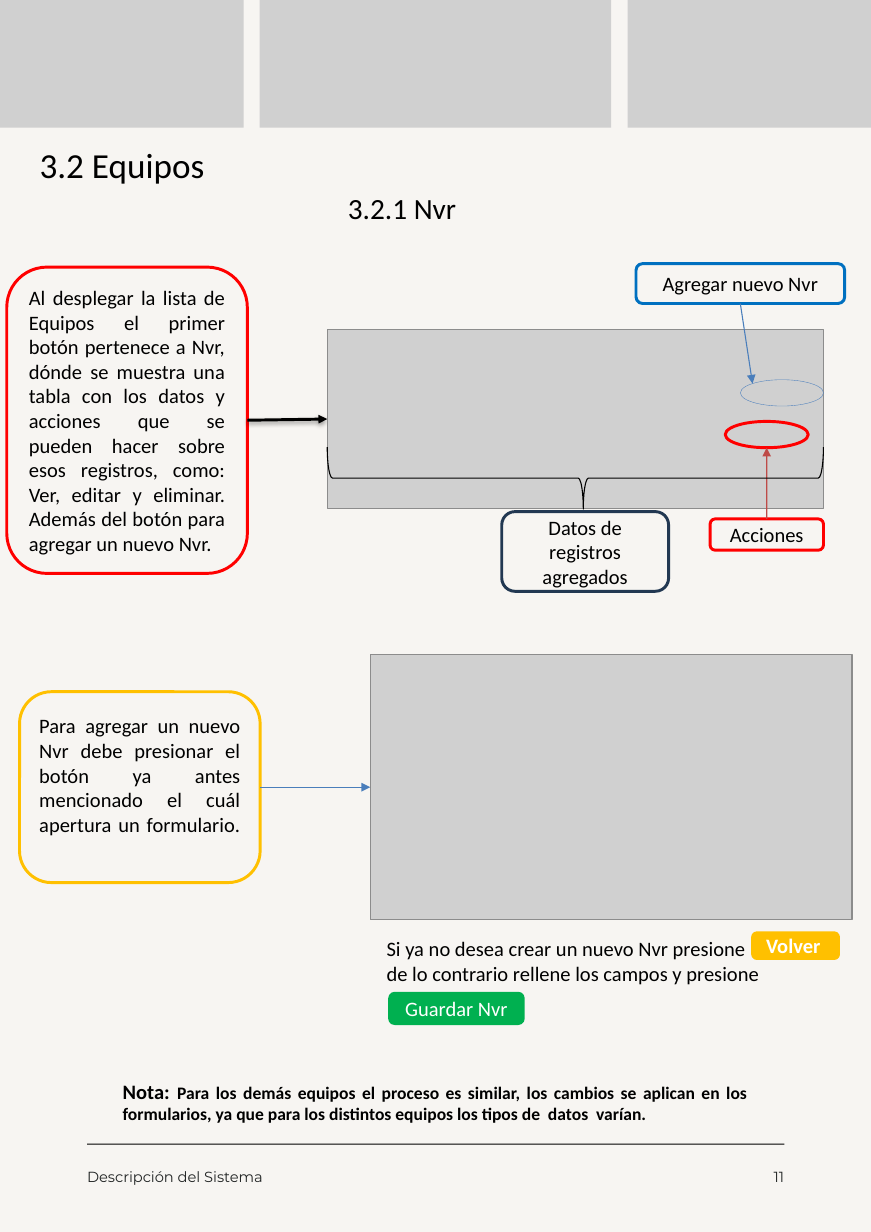
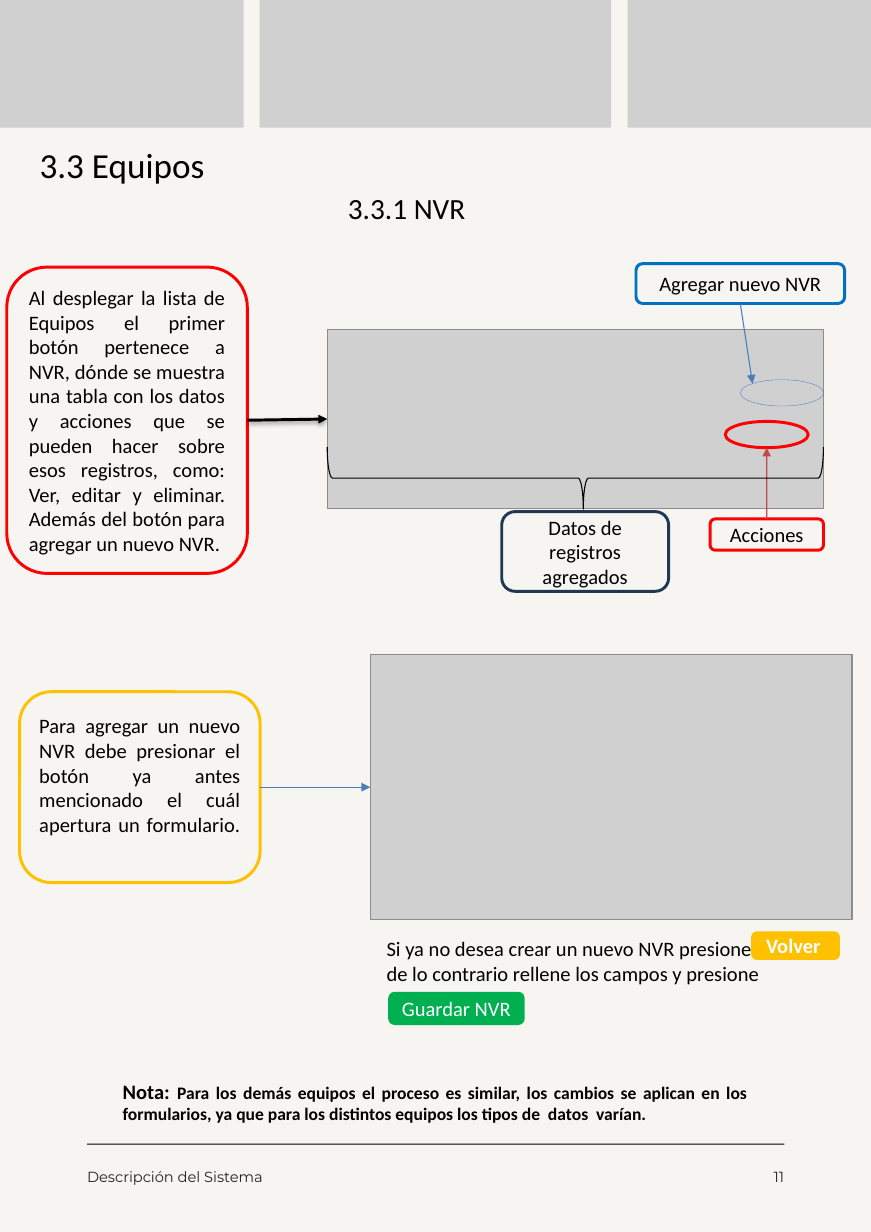
Before and after one commit to moreno-manuel/Pasantia-CVG-FMO, a slide deck: slide 11 of public/files/Manual de Usuario.pptx. Drawn at 871x1232 pixels with LibreOffice and Linux fonts; fonts in the diff are those of the drawing; grey boxes stand for pictures. Boxes give left, top, right and bottom in pixels: in the first picture for what was removed or moved away, otherwise in the second. Text is boxed around its words. In the diff, an @@ line names an element or a change of style, - is before the commit and + after.

```diff
--- a/public/files/Manual de Usuario.pptx
+++ b/public/files/Manual de Usuario.pptx
@@ text at box(40, 154, 204, 184): text changed @@
-3.2 Equipos
+3.3 Equipos
@@ text at box(348, 200, 465, 220): text changed @@
-3.2.1 Nvr
+3.3.1 NVR
@@ text in rounded rectangle at box(29, 290, 225, 555): text changed @@
-Al desplegar la lista de Equipos el primer botón pertenece a Nvr, dónde se muestra una tabla con los datos y acciones que se pueden hacer sobre esos registros, como: Ver, editar y eliminar. Además del botón para agregar un nuevo Nvr.
+Al desplegar la lista de Equipos el primer botón pertenece a NVR, dónde se muestra una tabla con los datos y acciones que se pueden hacer sobre esos registros, como: Ver, editar y eliminar. Además del botón para agregar un nuevo NVR.
@@ text in rounded rectangle at box(659, 278, 821, 295): text changed @@
-Agregar nuevo Nvr
+Agregar nuevo NVR
@@ text in rounded rectangle at box(39, 720, 241, 836): text changed @@
-Para agregar un nuevo Nvr debe presionar el botón ya antes mencionado el cuál apertura un formulario.
+Para agregar un nuevo NVR debe presionar el botón ya antes mencionado el cuál apertura un formulario.
@@ text at box(387, 941, 758, 985): text changed @@
-Si ya no desea crear un nuevo Nvr presione de lo contrario rellene los campos y presione
+Si ya no desea crear un nuevo NVR presione de lo contrario rellene los campos y presione
@@ text in rounded rectangle at box(402, 1001, 511, 1016): text changed @@
-Guardar Nvr
+Guardar NVR
```
Also in this commit, not shown: 17 other slides changed, 17 other files.
